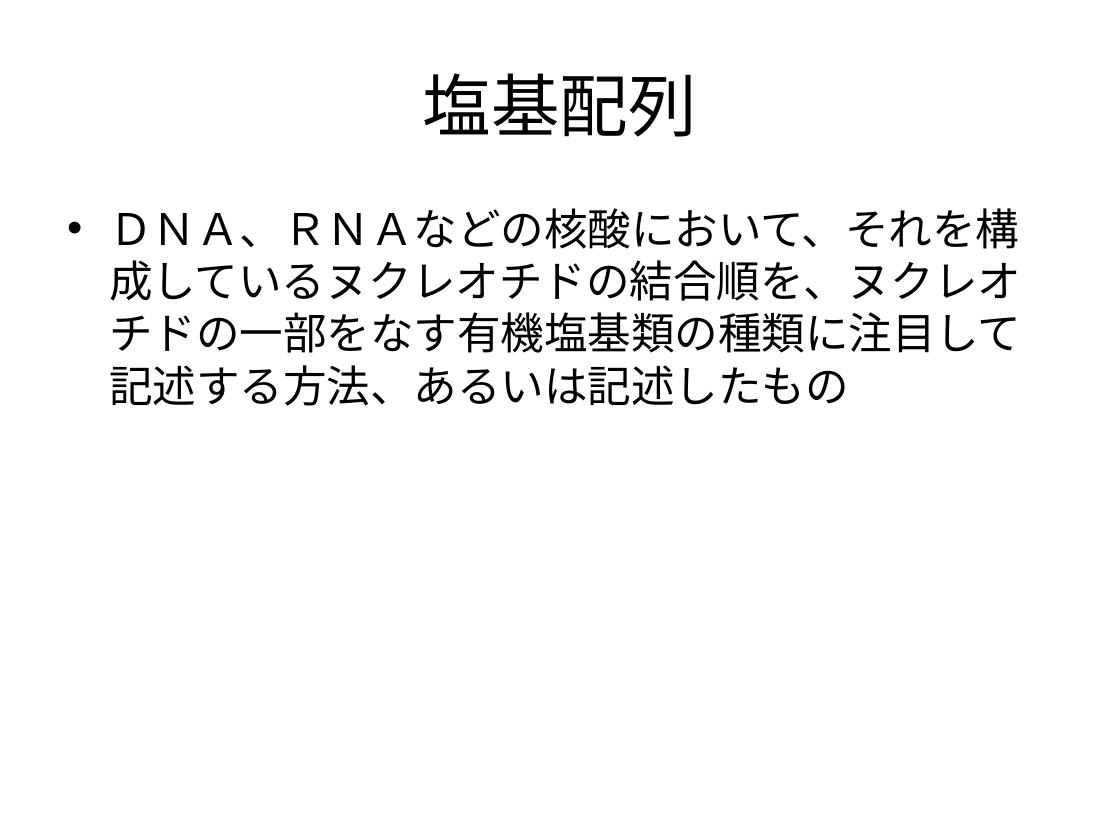
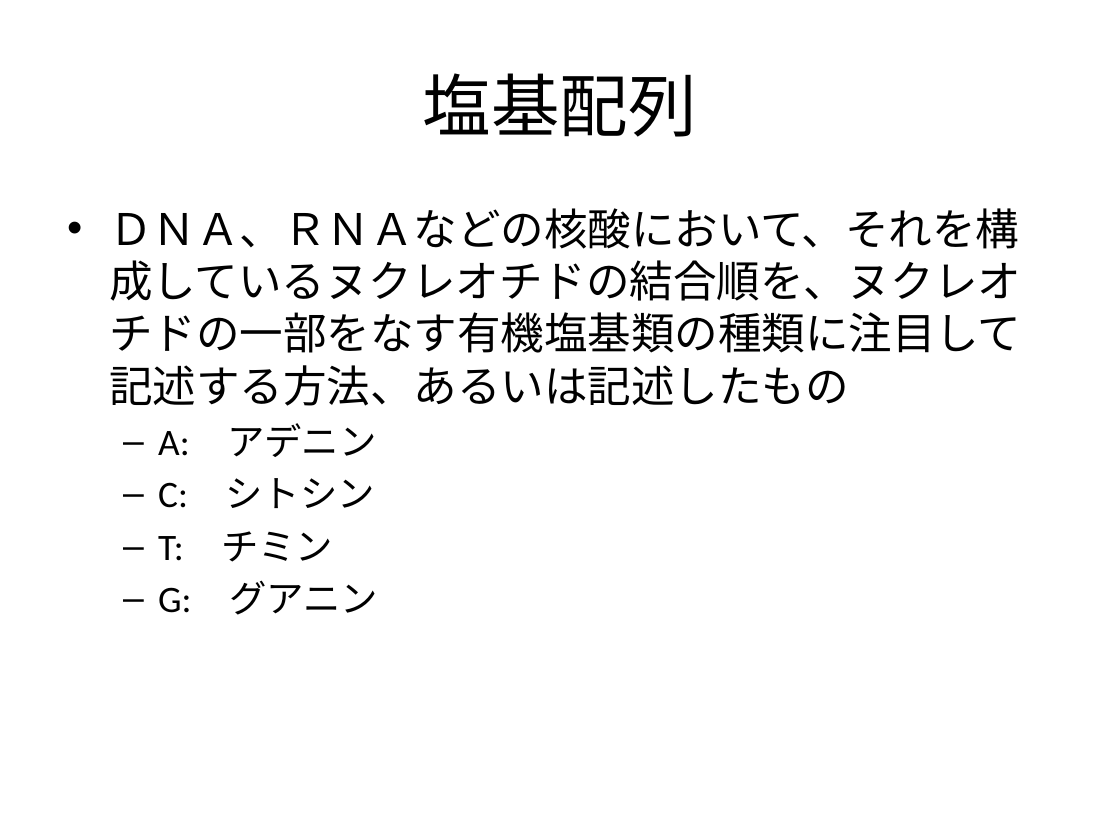
Before and after one commit to nkud/Research-BB, a slide deck: slide 30 of PPT/卒業研究.pptx. Drawn at 1120x840 pixels with LibreOffice and Linux fonts; fonts in the diff are those of the drawing. Boxes give left, top, right and bottom in pixels: in the first picture for what was removed or moved away, otherwise in the second. Text is boxed around its words. In the diff, an @@ line names an element or a change of style, - is before the commit and + after.

```diff
--- a/PPT/卒業研究.pptx
+++ b/PPT/卒業研究.pptx
@@ text at (158,423,378,615): paragraphs added @@
+  – A: アデニン
+  – C: シトシン
+  – T: チミン
+  – G: グアニン
```
Also in this commit, not shown: 4 other slides changed.
